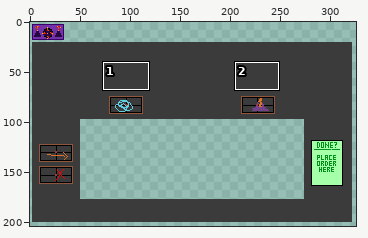
Sprite sheet, stored at assets/textures/finalize.png. Above, an overview of the earlier version with the close-up marked.
Close-up. Earlier state:
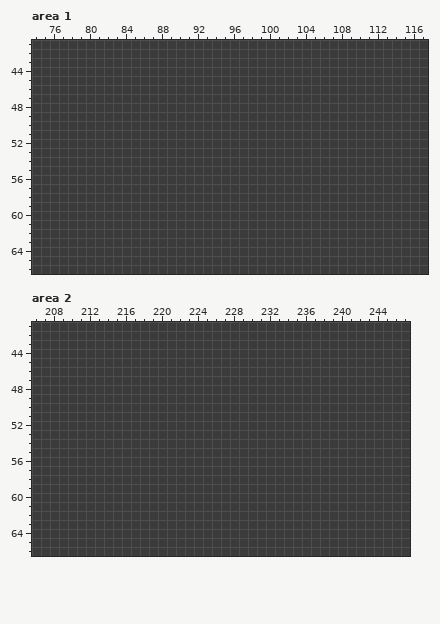
The file is 512x256 pixels. Shown: area 1: x 74..117, y 41..66; area 2: x 206..247, y 41..66. The wide view leaves out empty margins. The commit also changed other parts of the picture, which this record leaves out.
The result:
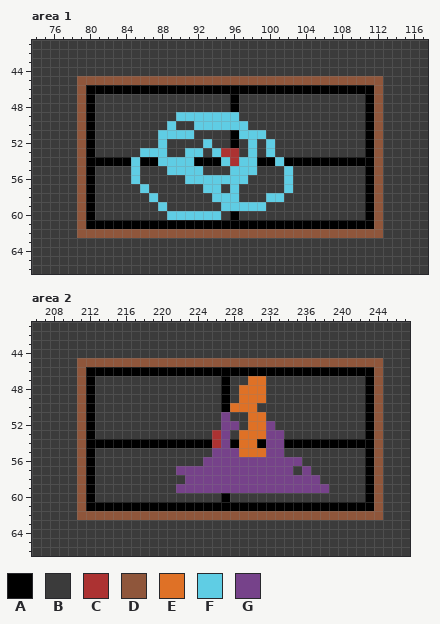
Palette (. is transparent): A #000000  B #3b3b3b  C #ac3232  D #8f563b  E #df7126  F #5fcde4  G #76428a
The edit:
--- area 1
@@ x 74..117 @@
 44 BBBBBBBBBBBBBBBBBBBBBBBBBBBBBBBBBBBBBBBBBBBB
-45 BBBBBBBBBBBBBBBBBBBBBBBBBBBBBBBBBBBBBBBBBBBB
-46 BBBBBBBBBBBBBBBBBBBBBBBBBBBBBBBBBBBBBBBBBBBB
-47 BBBBBBBBBBBBBBBBBBBBBBBBBBBBBBBBBBBBBBBBBBBB
-48 BBBBBBBBBBBBBBBBBBBBBBBBBBBBBBBBBBBBBBBBBBBB
-49 BBBBBBBBBBBBBBBBBBBBBBBBBBBBBBBBBBBBBBBBBBBB
-50 BBBBBBBBBBBBBBBBBBBBBBBBBBBBBBBBBBBBBBBBBBBB
-51 BBBBBBBBBBBBBBBBBBBBBBBBBBBBBBBBBBBBBBBBBBBB
-52 BBBBBBBBBBBBBBBBBBBBBBBBBBBBBBBBBBBBBBBBBBBB
-53 BBBBBBBBBBBBBBBBBBBBBBBBBBBBBBBBBBBBBBBBBBBB
-54 BBBBBBBBBBBBBBBBBBBBBBBBBBBBBBBBBBBBBBBBBBBB
-55 BBBBBBBBBBBBBBBBBBBBBBBBBBBBBBBBBBBBBBBBBBBB
-56 BBBBBBBBBBBBBBBBBBBBBBBBBBBBBBBBBBBBBBBBBBBB
-57 BBBBBBBBBBBBBBBBBBBBBBBBBBBBBBBBBBBBBBBBBBBB
-58 BBBBBBBBBBBBBBBBBBBBBBBBBBBBBBBBBBBBBBBBBBBB
-59 BBBBBBBBBBBBBBBBBBBBBBBBBBBBBBBBBBBBBBBBBBBB
-60 BBBBBBBBBBBBBBBBBBBBBBBBBBBBBBBBBBBBBBBBBBBB
-61 BBBBBBBBBBBBBBBBBBBBBBBBBBBBBBBBBBBBBBBBBBBB
-62 BBBBBBBBBBBBBBBBBBBBBBBBBBBBBBBBBBBBBBBBBBBB
+45 BBBBBDDDDDDDDDDDDDDDDDDDDDDDDDDDDDDDDDDBBBBB
+46 BBBBBDAAAAAAAAAAAAAAAAAAAAAAAAAAAAAAAADBBBBB
+47 BBBBBDABBBBBBBBBBBBBBBABBBBBBBBBBBBBBADBBBBB
+48 BBBBBDABBBBBBBBBBBBBBBABBBBBBBBBBBBBBADBBBBB
+49 BBBBBDABBBBBBBBBFFFFFFFBBBBBBBBBBBBBBADBBBBB
+50 BBBBBDABBBBBBBBFBBFFFFFFBBBBBBBBBBBBBADBBBBB
+51 BBBBBDABBBBBBBFFFFBBBBAFFFBBBBBBBBBBBADBBBBB
+52 BBBBBDABBBBBBBFBBBBFBBABFBFBBBBBBBBBBADBBBBB
+53 BBBBBDABBBBBFFFBBFFBFCCBFBFBBBBBBBBBBADBBBBB
+54 BBBBBDAAAAAFAAFFFFAAAFCFFAAFAAAAAAAAAADBBBBB
+55 BBBBBDABBBBFBBBFFFFBBBFFFBBBFBBBBBBBBADBBBBB
+56 BBBBBDABBBBFBBBBBFFFFFFFBBBBFBBBBBBBBADBBBBB
+57 BBBBBDABBBBBFBBBBBBFFBFBBBBBFBBBBBBBBADBBBBB
+58 BBBBBDABBBBBBFBBBBBBFFFBBBFFBBBBBBBBBADBBBBB
+59 BBBBBDABBBBBBBFBBBBBBFFFFFBBBBBBBBBBBADBBBBB
+60 BBBBBDABBBBBBBBFFFFFFBABBBBBBBBBBBBBBADBBBBB
+61 BBBBBDAAAAAAAAAAAAAAAAAAAAAAAAAAAAAAAADBBBBB
+62 BBBBBDDDDDDDDDDDDDDDDDDDDDDDDDDDDDDDDDDBBBBB
 63 BBBBBBBBBBBBBBBBBBBBBBBBBBBBBBBBBBBBBBBBBBBB
--- area 2
@@ x 206..247 @@
 44 BBBBBBBBBBBBBBBBBBBBBBBBBBBBBBBBBBBBBBBBBB
-45 BBBBBBBBBBBBBBBBBBBBBBBBBBBBBBBBBBBBBBBBBB
-46 BBBBBBBBBBBBBBBBBBBBBBBBBBBBBBBBBBBBBBBBBB
-47 BBBBBBBBBBBBBBBBBBBBBBBBBBBBBBBBBBBBBBBBBB
-48 BBBBBBBBBBBBBBBBBBBBBBBBBBBBBBBBBBBBBBBBBB
-49 BBBBBBBBBBBBBBBBBBBBBBBBBBBBBBBBBBBBBBBBBB
-50 BBBBBBBBBBBBBBBBBBBBBBBBBBBBBBBBBBBBBBBBBB
-51 BBBBBBBBBBBBBBBBBBBBBBBBBBBBBBBBBBBBBBBBBB
-52 BBBBBBBBBBBBBBBBBBBBBBBBBBBBBBBBBBBBBBBBBB
-53 BBBBBBBBBBBBBBBBBBBBBBBBBBBBBBBBBBBBBBBBBB
-54 BBBBBBBBBBBBBBBBBBBBBBBBBBBBBBBBBBBBBBBBBB
-55 BBBBBBBBBBBBBBBBBBBBBBBBBBBBBBBBBBBBBBBBBB
-56 BBBBBBBBBBBBBBBBBBBBBBBBBBBBBBBBBBBBBBBBBB
-57 BBBBBBBBBBBBBBBBBBBBBBBBBBBBBBBBBBBBBBBBBB
-58 BBBBBBBBBBBBBBBBBBBBBBBBBBBBBBBBBBBBBBBBBB
-59 BBBBBBBBBBBBBBBBBBBBBBBBBBBBBBBBBBBBBBBBBB
-60 BBBBBBBBBBBBBBBBBBBBBBBBBBBBBBBBBBBBBBBBBB
-61 BBBBBBBBBBBBBBBBBBBBBBBBBBBBBBBBBBBBBBBBBB
-62 BBBBBBBBBBBBBBBBBBBBBBBBBBBBBBBBBBBBBBBBBB
+45 BBBBBDDDDDDDDDDDDDDDDDDDDDDDDDDDDDDDDDDBBB
+46 BBBBBDAAAAAAAAAAAAAAAAAAAAAAAAAAAAAAAADBBB
+47 BBBBBDABBBBBBBBBBBBBBABBEEBBBBBBBBBBBADBBB
+48 BBBBBDABBBBBBBBBBBBBBABEEEBBBBBBBBBBBADBBB
+49 BBBBBDABBBBBBBBBBBBBBABEEEBBBBBBBBBBBADBBB
+50 BBBBBDABBBBBBBBBBBBBBAEEEBBBBBBBBBBBBADBBB
+51 BBBBBDABBBBBBBBBBBBBBGBBEEBBBBBBBBBBBADBBB
+52 BBBBBDABBBBBBBBBBBBBBGGBEEGBBBBBBBBBBADBBB
+53 BBBBBDABBBBBBBBBBBBBCGBEEEGGBBBBBBBBBADBBB
+54 BBBBBDAAAAAAAAAAAAAACGAEEAGGAAAAAAAAAADBBB
+55 BBBBBDABBBBBBBBBBBBBGGGEEEGGBBBBBBBBBADBBB
+56 BBBBBDABBBBBBBBBBBBGGGGGGGGGGGBBBBBBBADBBB
+57 BBBBBDABBBBBBBBBGGGGGGGGGGGGGBGBBBBBBADBBB
+58 BBBBBDABBBBBBBBBBGGGGGGGGGGGGGGGBBBBBADBBB
+59 BBBBBDABBBBBBBBBGGGGGGGGGGGGGGGGGBBBBADBBB
+60 BBBBBDABBBBBBBBBBBBBBABBBBBBBBBBBBBBBADBBB
+61 BBBBBDAAAAAAAAAAAAAAAAAAAAAAAAAAAAAAAADBBB
+62 BBBBBDDDDDDDDDDDDDDDDDDDDDDDDDDDDDDDDDDBBB
 63 BBBBBBBBBBBBBBBBBBBBBBBBBBBBBBBBBBBBBBBBBB
Boxes around the changes in both close-ups, in picture pixels (x1, y1, x2, y2):
changed: (77, 76, 383, 238)
changed: (77, 358, 383, 520)
